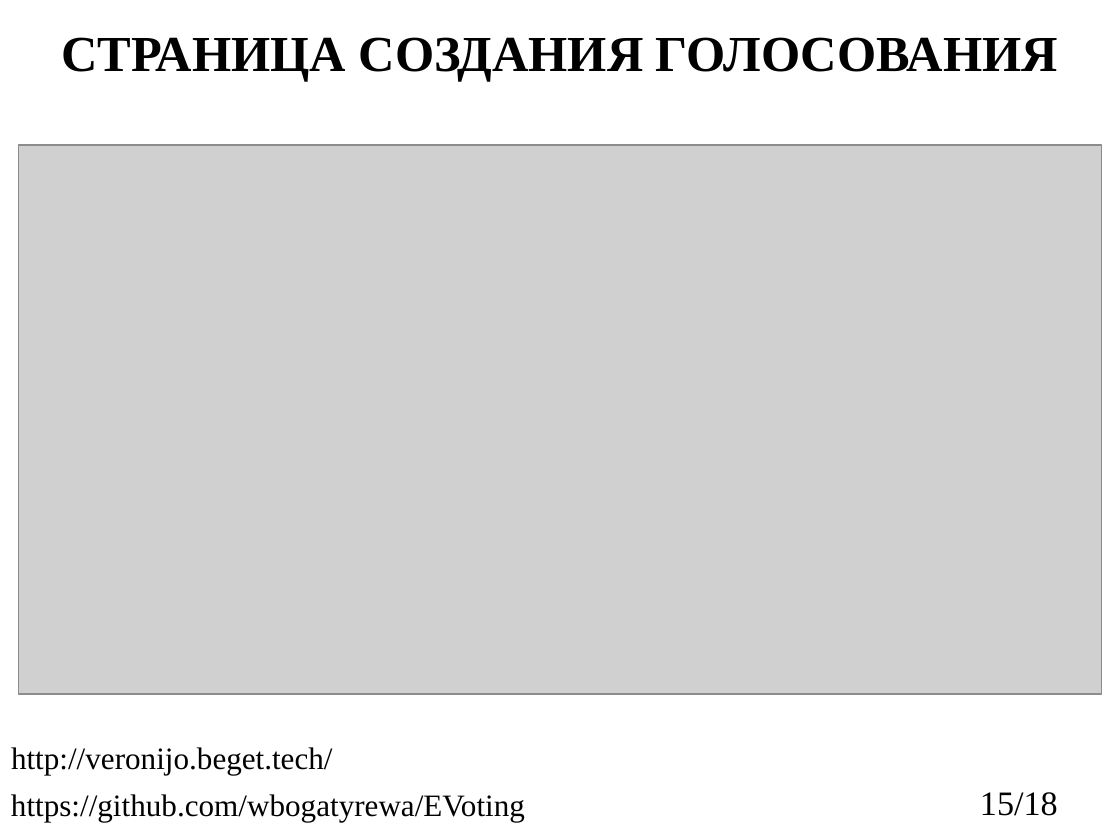
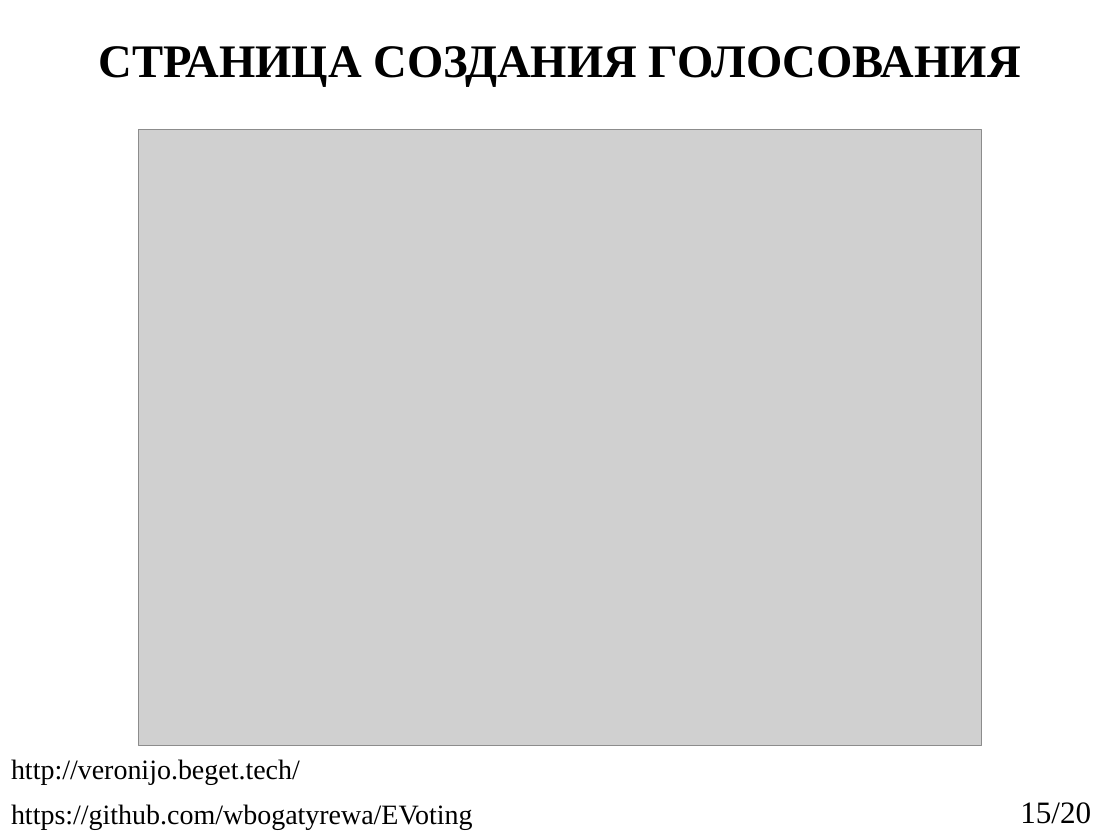
Before and after one commit to wbogatyrewa/EVoting, a slide deck: slide 15 of reports/2023_403_БогатыреваВО_slides.pptx. Drawn at 1120x840 pixels with LibreOffice and Linux fonts; fonts in the diff are those of the drawing; grey boxes stand for pictures. Boxes give left, top, right and bottom in pixels: in the first picture for what was removed or moved away, otherwise in the second. Text is boxed around its words. In the diff, an @@ line names an element or a change of style, - is before the commit and + after.

```diff
--- a/reports/2023_403_БогатыреваВО_slides.pptx
+++ b/reports/2023_403_БогатыреваВО_slides.pptx
@@ title "СТРАНИЦА СОЗДАНИЯ ГОЛОСОВАНИЯ": place and size @@
-title "СТРАНИЦА СОЗДАНИЯ ГОЛОСОВАНИЯ" at [61,37,1058,81]
+title "СТРАНИЦА СОЗДАНИЯ ГОЛОСОВАНИЯ" at [98,46,1021,87]
@@ title "СТРАНИЦА СОЗДАНИЯ ГОЛОСОВАНИЯ" at [98,46,1021,87]: size 32.4 to 30 pt @@
@@ picture: place and size @@
-picture at [19,146,1102,694]
+picture at [139,130,982,746]
@@ text "http://veronijo.beget.tech/": place and size @@
-text "http://veronijo.beget.tech/" at [11,747,333,775]
+text "http://veronijo.beget.tech/" at [11,759,300,784]
@@ text "http://veronijo.beget.tech/" at [11,759,300,784]: size 20 to 18 pt @@
@@ text "https://github.com/wbogatyrewa/EVoting" at [11,804,473,829]: size 20 to 18 pt @@
@@ text "https://github.com/wbogatyrewa/EVoting": place and size @@
-text "https://github.com/wbogatyrewa/EVoting" at [11,794,525,821]
+text "https://github.com/wbogatyrewa/EVoting" at [11,804,473,829]
@@ text at [1020,802,1091,824]: text changed; size 22 to 20 pt @@
-15/18
+15/20
```
Also in this commit, not shown: 15 other slides changed, 3 slides added, 1 slide removed, 2 other files.
